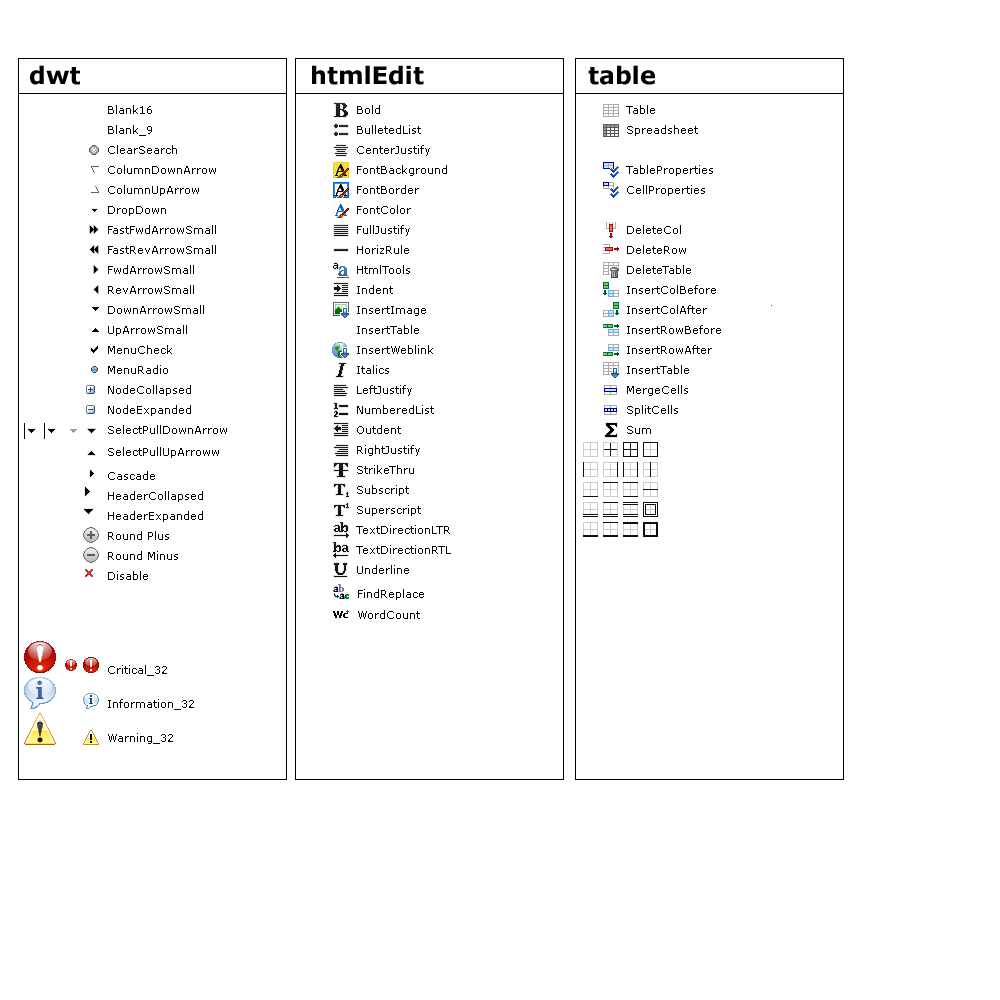
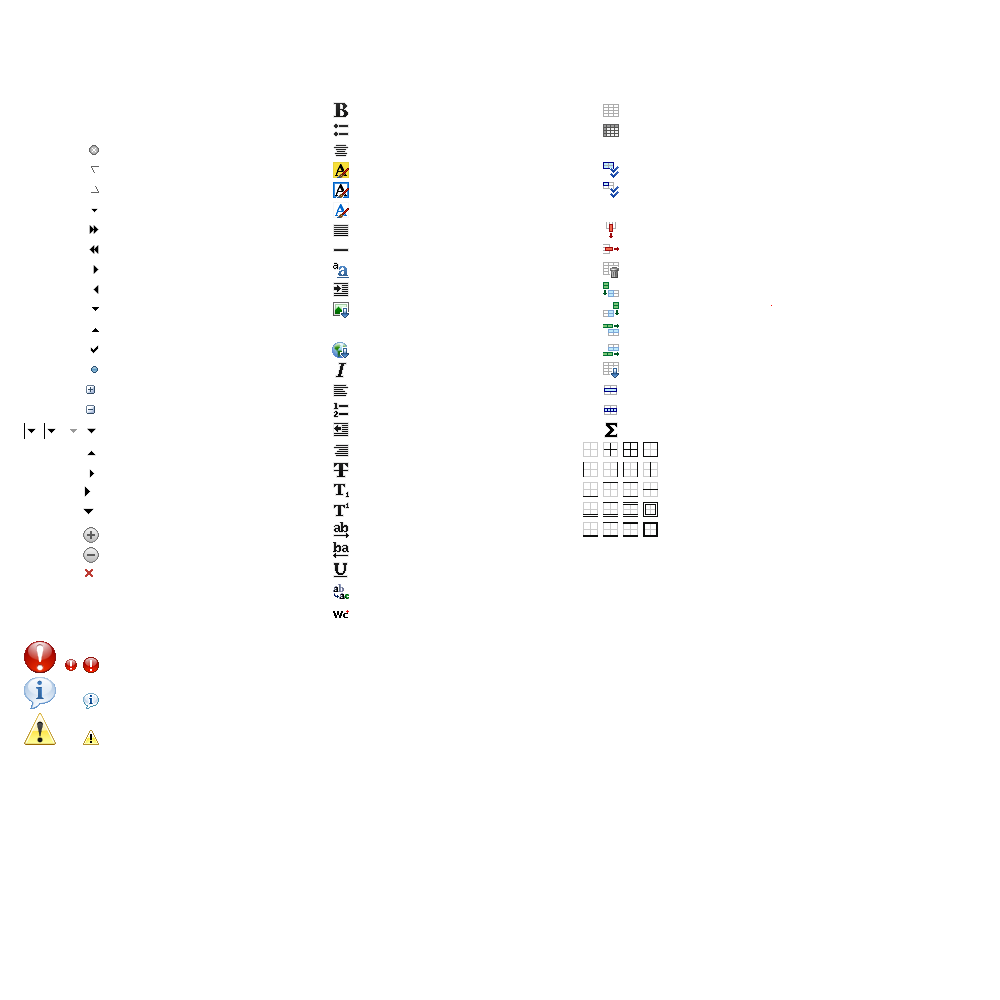
Layer changes from the first 1000×1000 image to the second:
painted on "Layer 6" over (108, 102, 721, 745)
removed layer "WordCount" over (358, 610, 420, 619)
removed layer "FindReplace" over (358, 589, 424, 600)
removed layer "icons" over (108, 102, 721, 745)
hid group "bg" (1st of 2) (8 layers) over (18, 58, 844, 780)
